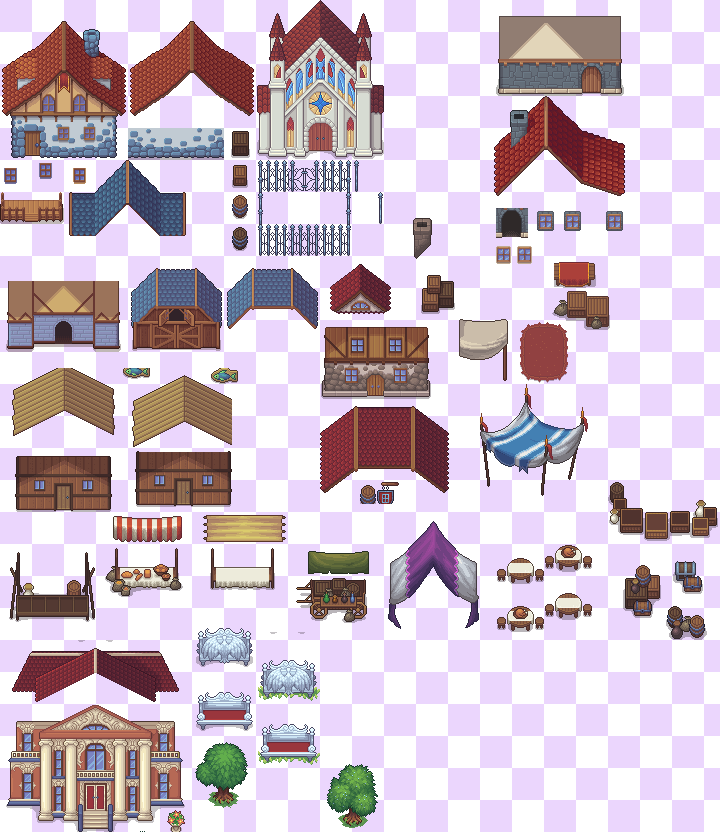
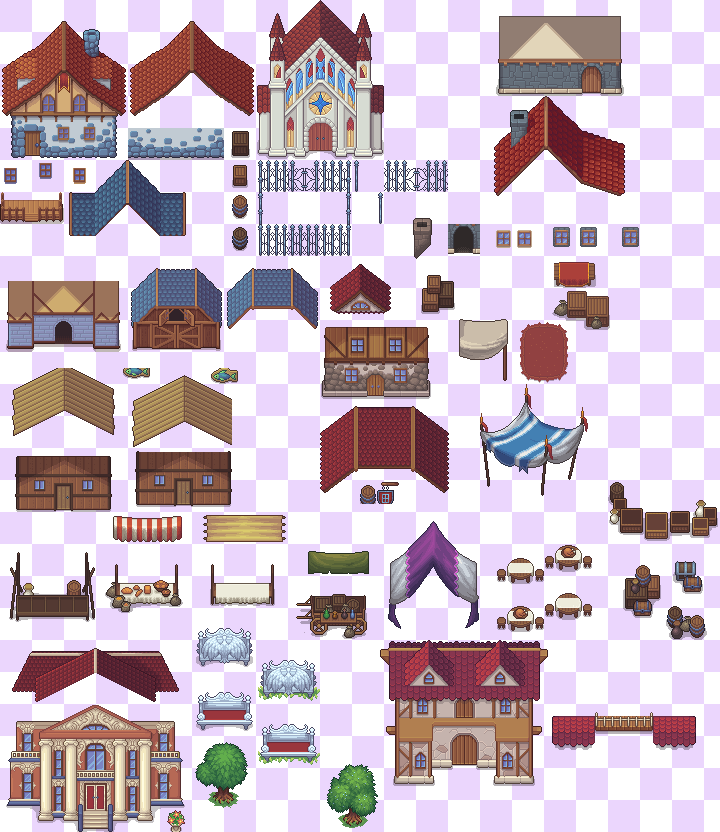
Layers edited between the first and the second w=720, h=832 image:
added layer "Pasted Layer #4" above "Tavern" over left=552, top=712, right=696, bottom=750
added layer "Tavern" above "Pasted Layer #3" over left=380, top=640, right=548, bottom=786
painted on "Pasted Layer #3" over left=270, top=632, right=304, bottom=634
painted on "Manor" over left=78, top=640, right=145, bottom=832
painted on "Market" over left=105, top=548, right=367, bottom=639
painted on "House.png" over left=448, top=208, right=639, bottom=264
painted on "chapel fence" over left=384, top=160, right=448, bottom=192